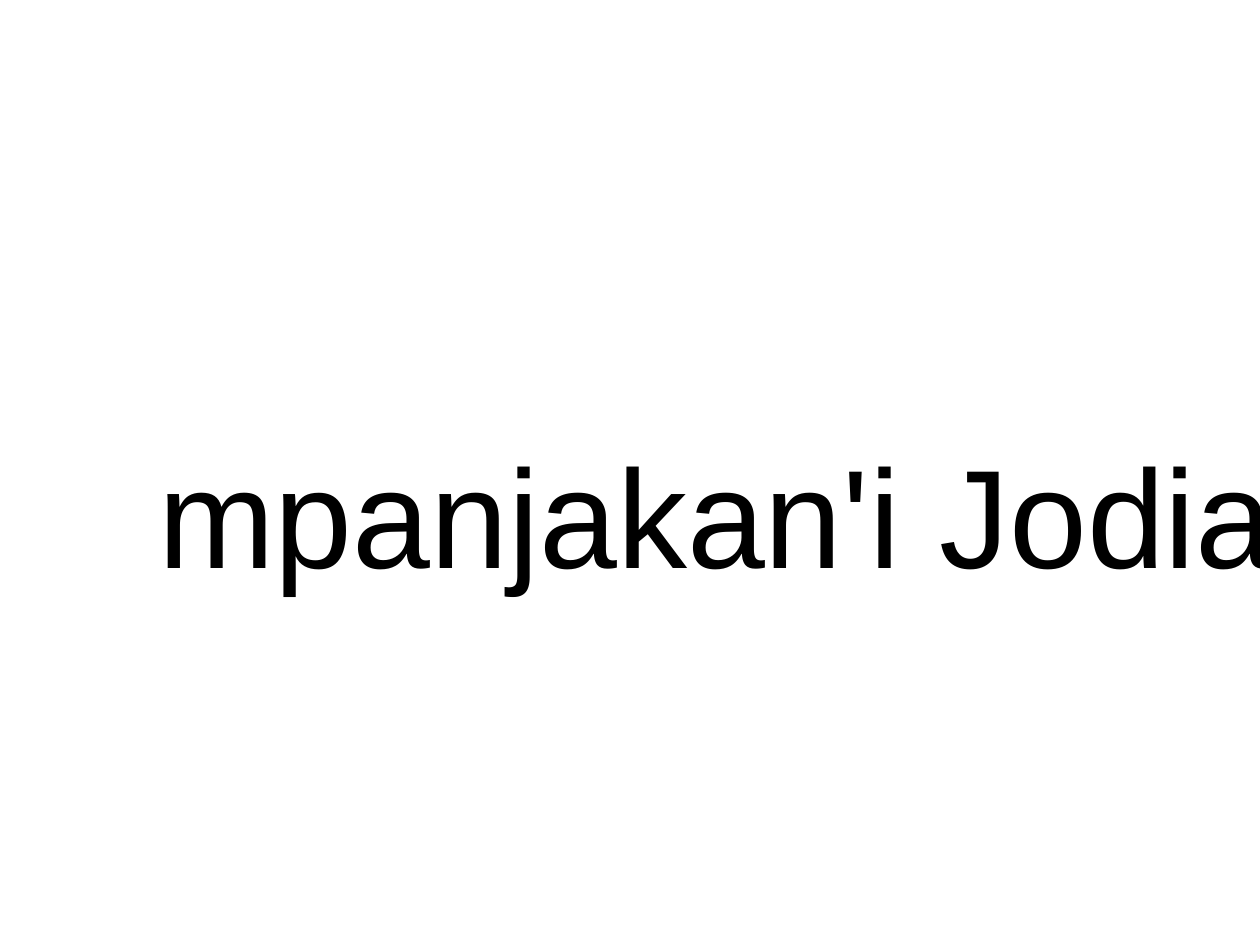
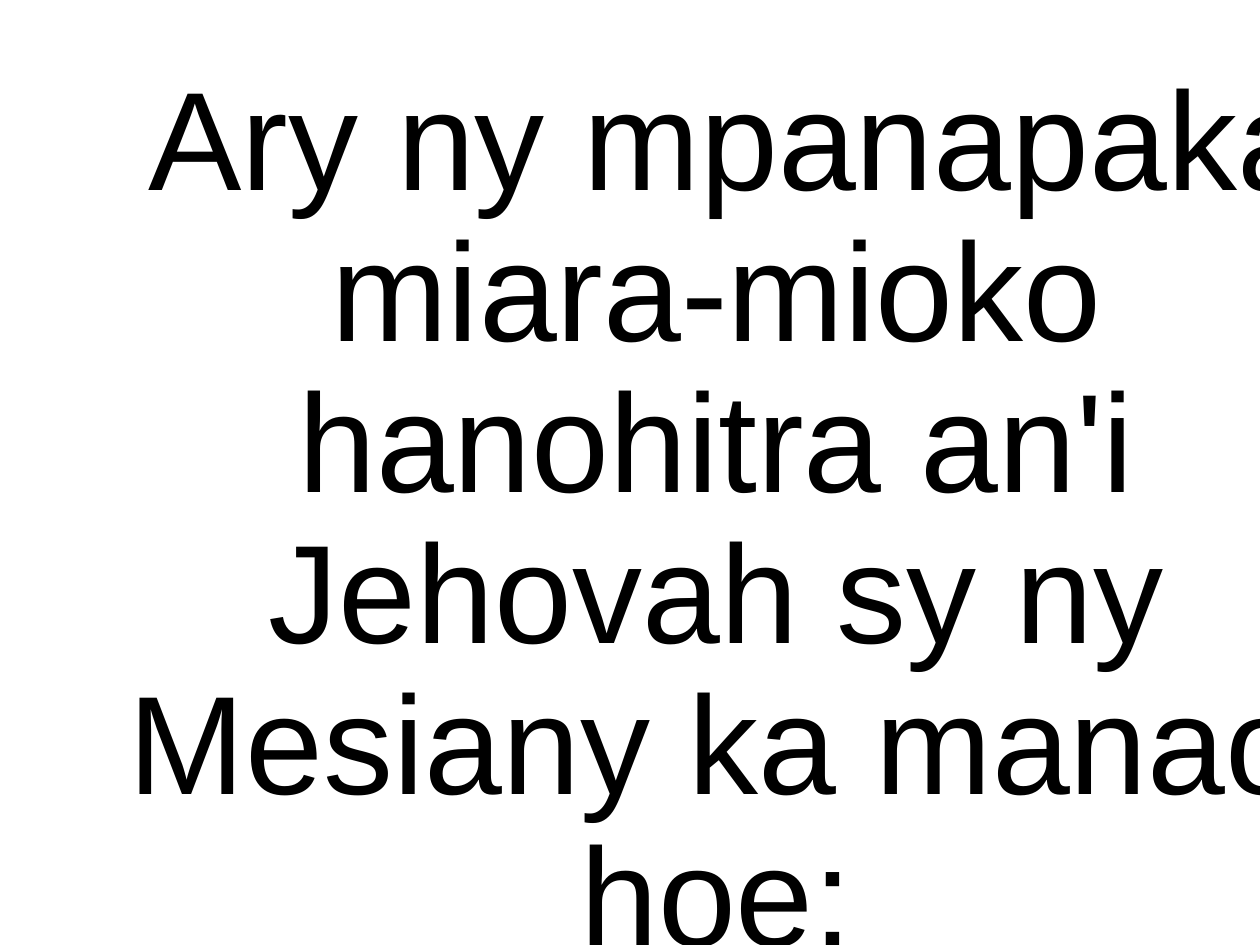
Before and after one commit to tsioryrovantsoa/baiboly-to-powerpoint, a slide deck: slide 3 of test.pptx. Drawn at 1260x945 pixels with LibreOffice and Linux fonts; fonts in the diff are those of the drawing; background and template pictures are left out. Boxes give left, top, right and bottom in pixels: in the first picture for what was removed or moved away, otherwise in the second. Text is boxed around its words. In the diff, an @@ line names an element or a change of style, - is before the commit and + after.

```diff
--- a/test.pptx
+++ b/test.pptx
@@ title at [129,88,1260,819]: text changed @@
-mpanjakan'i Jodia,
+Ary ny mpanapaka miara-mioko hanohitra an'i Jehovah sy ny Mesiany ka manao hoe:
```
Also in this commit, not shown: 1 other slide changed, 1 slide added, 5 slides removed, 28 other files.
